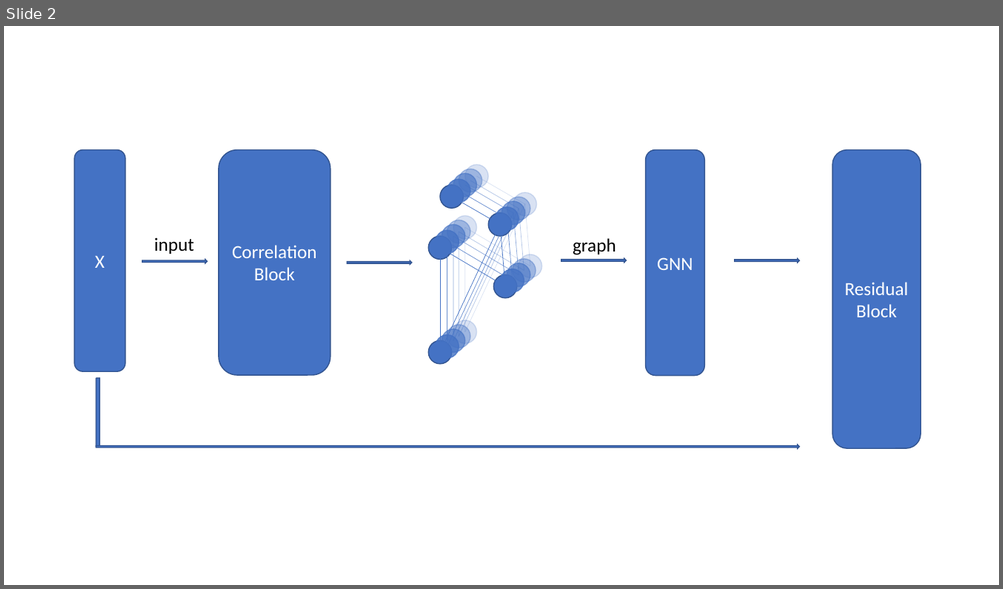
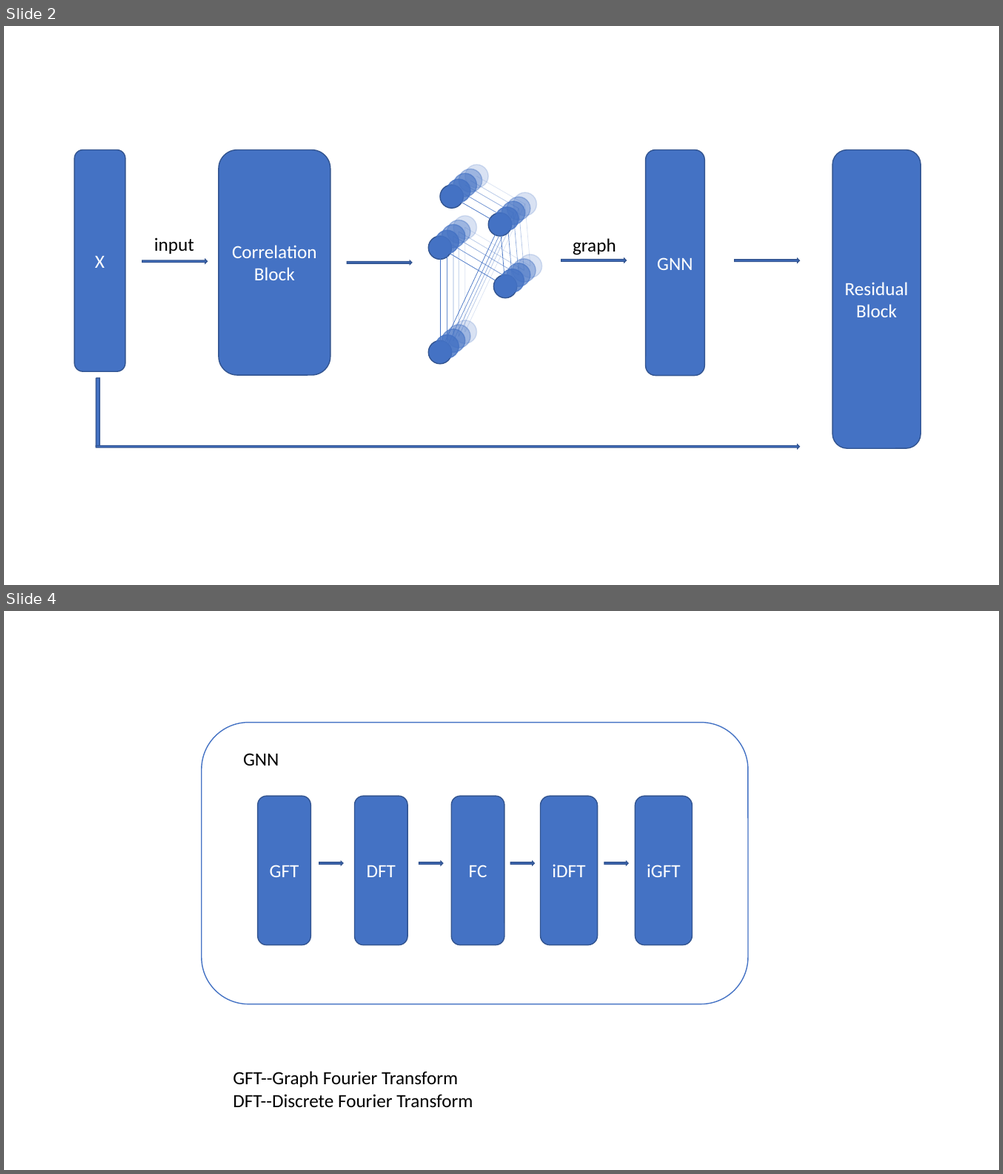
Before and after one commit to SightVanish/FinalThesis, a slide deck: Presentation.pptx. Shown one above the other, each under a label of ours: slide 2 before the commit, slides 2 and 4 after it; the slides between them are not shown. The pictures are 1003x589 and 1003x1174 pixels, drawn with LibreOffice and Linux fonts; fonts in the diff are those of the drawing. Boxes give left, top, right and bottom in pixels: in the first picture for what was removed or moved away, otherwise in the second. Text is boxed around its words. In the diff, an @@ line names an element or a change of style, - is before the commit and + after.

```diff
--- a/Presentation.pptx
+++ b/Presentation.pptx
@@ slide 4 added at [4,611,999,1170], background #FFFFFF @@
@@ rounded rectangle added at [202,722,748,1004], fill #FFFFFF, outline #4472C4 1 pt @@
@@ text added at [243,753,279,766], 18 pt, text #000000 @@
+GNN
@@ rounded rectangle added at [258,796,310,945], fill #4472C4, outline #325491 1 pt, 18 pt, text #FFFFFF @@
+GFT
@@ rounded rectangle added at [355,796,407,945], fill #4472C4, outline #325491 1 pt, 18 pt, text #FFFFFF @@
+DFT
@@ rounded rectangle added at [452,796,505,945], fill #4472C4, outline #325491 1 pt, 18 pt, text #FFFFFF @@
+FC
@@ rounded rectangle added at [540,796,598,945], fill #4472C4, outline #325491 1 pt, 18 pt, text #FFFFFF @@
+iDFT
@@ rounded rectangle added at [635,796,693,945], fill #4472C4, outline #325491 1 pt, 18 pt, text #FFFFFF @@
+iGFT
@@ right arrow added at [318,862,343,866], fill #4472C4, outline #325491 1 pt @@
@@ right arrow added at [419,862,443,866], fill #4472C4, outline #325491 1 pt @@
@@ right arrow added at [511,862,535,866], fill #4472C4, outline #325491 1 pt @@
@@ right arrow added at [605,862,629,866], fill #4472C4, outline #325491 1 pt @@
@@ text added at [233,1071,472,1108], 18 pt, text #000000 @@
+GFT--Graph Fourier Transform
+DFT--Discrete Fourier Transform
```
Also in this commit, not shown: 1 slide changed, 1 slide removed.
